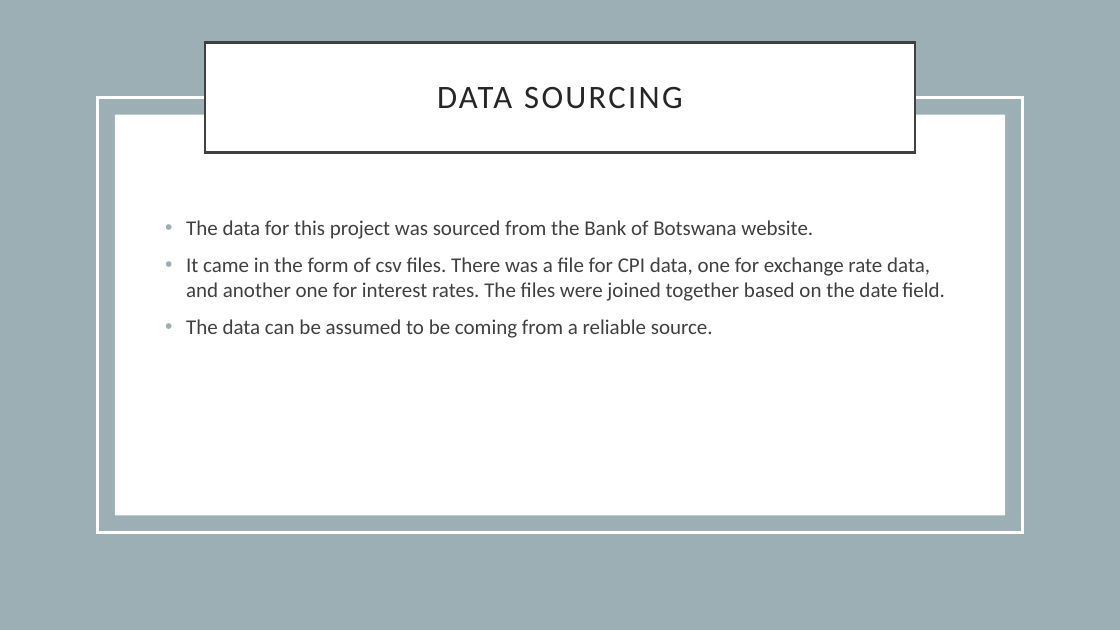
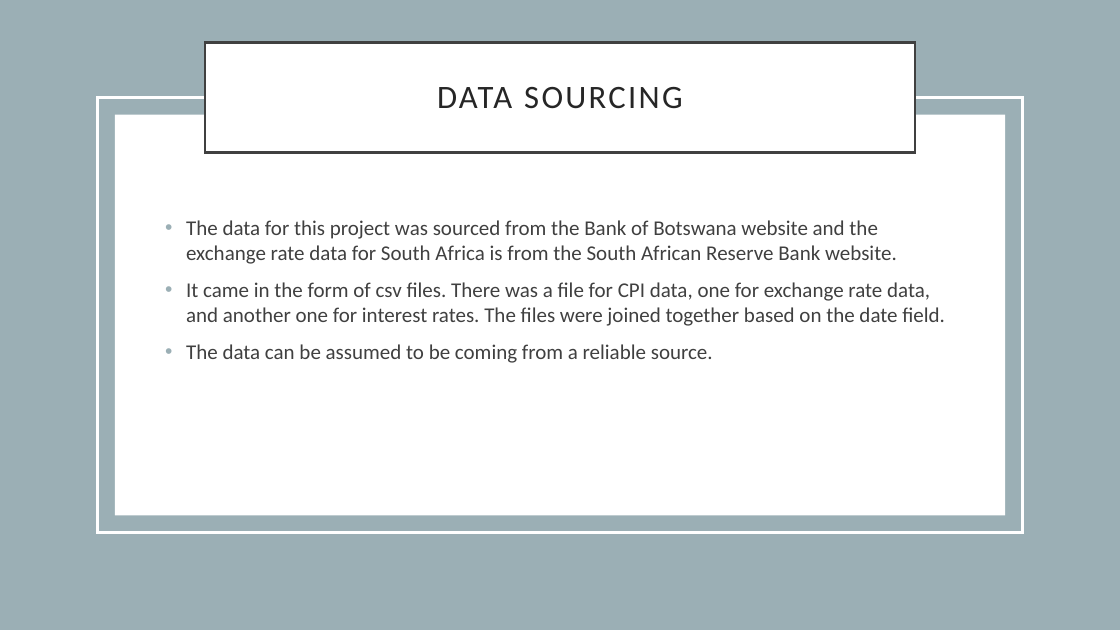
Before and after one commit to Thaps/DataScienceGuidedCapstone, a slide deck: slide 2 of Unit25AdvancedSQL/BOTSWANA CUSTOMER PRICE Index study.pptx. Drawn at 1120x630 pixels with LibreOffice and Linux fonts; fonts in the diff are those of the drawing. Boxes give left, top, right and bottom in pixels: in the first picture for what was removed or moved away, otherwise in the second. Text is boxed around its words. In the diff, an @@ line names an element or a change of style, - is before the commit and + after.

```diff
--- a/Unit25AdvancedSQL/BOTSWANA CUSTOMER PRICE Index study.pptx
+++ b/Unit25AdvancedSQL/BOTSWANA CUSTOMER PRICE Index study.pptx
@@ text at [186, 220, 897, 264]: text changed @@
-• The data for this project was sourced from the Bank of Botswana website.
+• The data for this project was sourced from the Bank of Botswana website and the exchange rate data for South Africa is from the South African Reserve Bank website.
```
Also in this commit, not shown: 1 other file.
